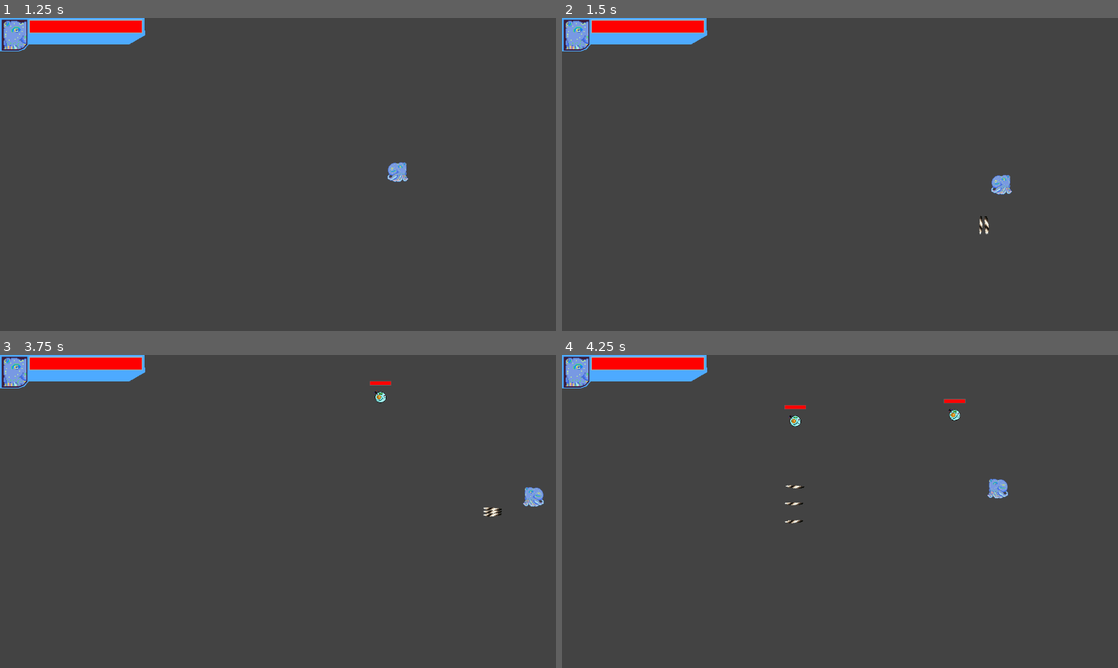
Above: before the commit, frames 1-4 (two rows, left to right).
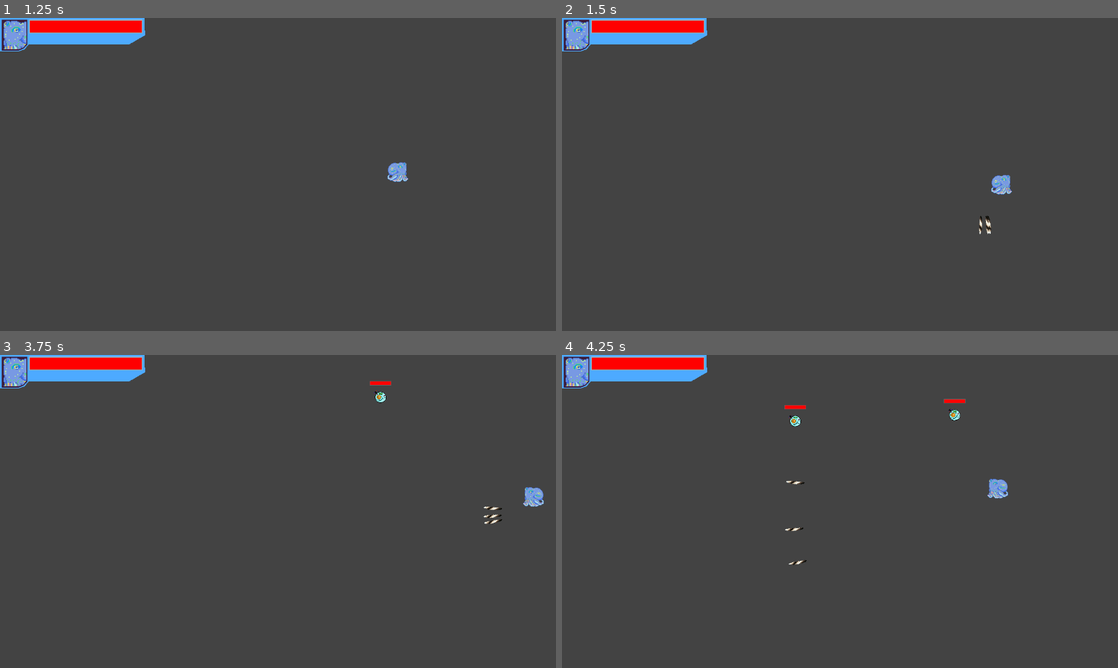
Above: after the commit, the same moments.

Repository: Igonorant/perfect-form
Game: Godot game, scene res://arenas/arena.tscn
The game is run twice, just before and just after one commit, with the same random seed, the same clock (stepped at 60 frames per second) and the same inputs.
Inputs:
- Up to frame 1 (1.25 s): tap Enter at 0.5 s; hold Right (move_right) from 0.53 s (still down); tap E (atk_e) at 0.6 s
- Up to frame 2 (1.5 s): release Right (move_right) at 1.28 s; hold Down (move_down) from 1.28 s (still down); tap Q (atk_q) at 1.35 s
- Up to frame 3 (3.75 s): release Down (move_down) at 2.03 s; hold Right (move_right) 2.03-2.78 s; tap W (atk_w) at 2.1 s; hold Up (move_up) 2.78-3.53 s; tap E (atk_e) at 2.85 s; hold Left (move_left) from 3.53 s (still down); tap Q (atk_q) at 3.6 s
- Up to frame 4 (4.25 s): keep holding Left (move_left)

Frame 1 is identical in both runs. In frame 2, less than 0.1% of the frame differs, in the area x 75-78%, y 63-70%; in frame 3, 0.1%; in frame 4, 0.1%, in the area x 40-44%, y 40-68%.

Commit message:
Add forkshot trait modifier

Diff:
--- a/characters/enemy.tscn
+++ b/characters/enemy.tscn
@@ -22,7 +22,8 @@
 texture = ExtResource("2_1ohc2")
 region_rect = Rect2(42, 126, 56, 56)
 
-[node name="CollisionShape2D" type="CollisionShape2D" parent="."]
+[node name="HitBox" type="CollisionShape2D" parent="."]
+unique_name_in_owner = true
 shape = SubResource("CircleShape2D_nhupr")
 
 [node name="VelocityComponent" parent="." instance=ExtResource("2_nhupr")]
@@ -39,5 +40,6 @@
 collision_mask = 2
 
 [node name="CollisionShape2D" type="CollisionShape2D" parent="HurtBoxComponent"]
+unique_name_in_owner = true
 shape = SubResource("CircleShape2D_toq4n")
 debug_color = Color(0.996078, 0, 0, 0.439216)
--- a/characters/player.gd
+++ b/characters/player.gd
@@ -22,7 +22,7 @@
     # THIS IS TEMPORARY TEST CODE
     q_press_power = Power.new()
     q_press_power.trait_interface = load("res://traits/active_traits/porcupine_quill/porcupine_quill.tscn")
-    q_press_power.trait_modifiers = [Multishot.new()]
+    q_press_power.trait_modifiers = [Forkshot.new(), Multishot.new()]
     q_press_power.friendly = true
     owner.call_deferred("add_child", q_press_power)
 
--- a/characters/player.tscn
+++ b/characters/player.tscn
@@ -19,7 +19,8 @@
 [node name="Sprite2D" type="Sprite2D" parent="."]
 texture = ExtResource("2_i3pqv")
 
-[node name="CollisionShape2D" type="CollisionShape2D" parent="."]
+[node name="HitBox" type="CollisionShape2D" parent="."]
+unique_name_in_owner = true
 position = Vector2(1.5, 1)
 shape = SubResource("CircleShape2D_hqtel")
 
--- a/components/hurt_box/hurt_box_component.gd
+++ b/components/hurt_box/hurt_box_component.gd
@@ -2,6 +2,8 @@
 extends Area2D
 
 @export var damages: Array[Damage] = []
+
+@onready var collision_shape: CollisionShape2D = %CollisionShape2D
 
 signal body_hurted(hurter: Node2D, hurted: Node2D)
 
@@ -10,3 +12,6 @@
     if body.has_method("take_damage"):
         body.take_damage(damages)
         emit_signal("body_hurted", get_parent(), body)
+
+func get_shape_rect() -> Rect2:
+    return collision_shape.shape.get_rect()
--- /dev/null
+++ b/database/trait_modifiers/forkshot.gd
@@ -0,0 +1,35 @@
+class_name Forkshot
+extends TraitModifier
+
+func on_hurt_inject(hurter: TraitInterface, hurted: Node2D) -> void:
+    var hitbox: CollisionShape2D = hurted.find_child("HitBox", false)
+    if hitbox == null:
+        return
+
+    # TODO: maybe add some damage scaling as well
+    var new_instances_scale = 0.67
+
+    # Calculate minimum distance to spawn new instances outside the hurted hitbox.
+    # Add a 20% safe margin to the minimum distance
+    var min_distance = sqrt(
+        hurter.get_hurtbox().get_shape_rect().size.length_squared() +
+        (hitbox.shape.get_rect().size * new_instances_scale).length_squared() / 4
+    ) * 1.2
+
+    # Helper function to create and position a new hurter instance
+    var create_hurter = func(rotation_angle: float) -> void:
+        # TODO: duplicate only clone export variables, not sure yet how to add the trait modifiers
+        #       to the traits themselves, since this is done in the Power class
+        var new_hurter: TraitInterface = hurter.duplicate()
+        var new_direction = hurter.get_direction().rotated(rotation_angle)
+        new_hurter.set_direction(new_direction)
+        new_hurter.increment_position(new_direction * min_distance)
+        new_hurter.global_scale *= new_instances_scale
+        # Add new instances to the parent of the original instance
+        hurter.get_parent().call_deferred("add_child", new_hurter)
+
+    var forked_rotation: float = PI / 4
+    create_hurter.call(forked_rotation)
+    create_hurter.call(-forked_rotation)
+
+    hurter.queue_free()
--- a/database/trait_modifiers/multishot.gd
+++ b/database/trait_modifiers/multishot.gd
@@ -5,9 +5,8 @@
 func spawn_power_inject(power: Power) -> void:
     power._trait_spawn_amount = _total_number_of_projectiles
 
-var _direction_increment_limit: float = 0.1
+var _direction_rotation_limit: float = PI / 18
 func spawn_trait_inject_before_ready(trait_instance: TraitInterface) -> void:
-    trait_instance.increment_direction(Vector2(
-        randf_range(-_direction_increment_limit, _direction_increment_limit),
-        randf_range(-_direction_increment_limit, _direction_increment_limit)
-    ))
+    var new_direction = trait_instance.get_direction().rotated(
+        randf_range(-_direction_rotation_limit, _direction_rotation_limit))
+    trait_instance.set_direction(new_direction)
--- a/traits/active_traits/porcupine_quill/porcupine_quill.gd
+++ b/traits/active_traits/porcupine_quill/porcupine_quill.gd
@@ -20,11 +20,17 @@
     global_position = spawn_info.spawn_position
     _direction = spawn_info.spawn_direction.normalized()
 
-func increment_direction(direction_increment: Vector2) -> void:
-    _direction = (_direction + direction_increment).normalized()
-
 func connect_on_body_hurted(callable: Callable) -> void:
     _hurt_box.body_hurted.connect(callable)
+
+func get_hurtbox() -> HurtBoxComponent:
+    return _hurt_box
+
+func set_direction(direction: Vector2) -> void:
+    _direction = direction
+
+func get_direction() -> Vector2:
+    return _direction
 
 ##### END INTERFACE IMPLEMENTATION #####
 
--- a/traits/trait_interface.gd
+++ b/traits/trait_interface.gd
@@ -5,8 +5,17 @@
 func set_spawn_info(_spawn_info: SpawnInfo, _friendly: bool) -> void:
     pass
 
-func increment_direction(_direction_increment: Vector2) -> void:
-    pass
+func increment_position(position_increment: Vector2) -> void:
+    global_position += position_increment
 
 func connect_on_body_hurted(_callable: Callable) -> void:
     pass
+
+func get_hurtbox() -> HurtBoxComponent:
+    return null
+
+func set_direction(_direction: Vector2) -> void:
+    pass
+
+func get_direction() -> Vector2:
+    return Vector2.ZERO
Not shown, added: database/trait_modifiers/forkshot.gd.uid
